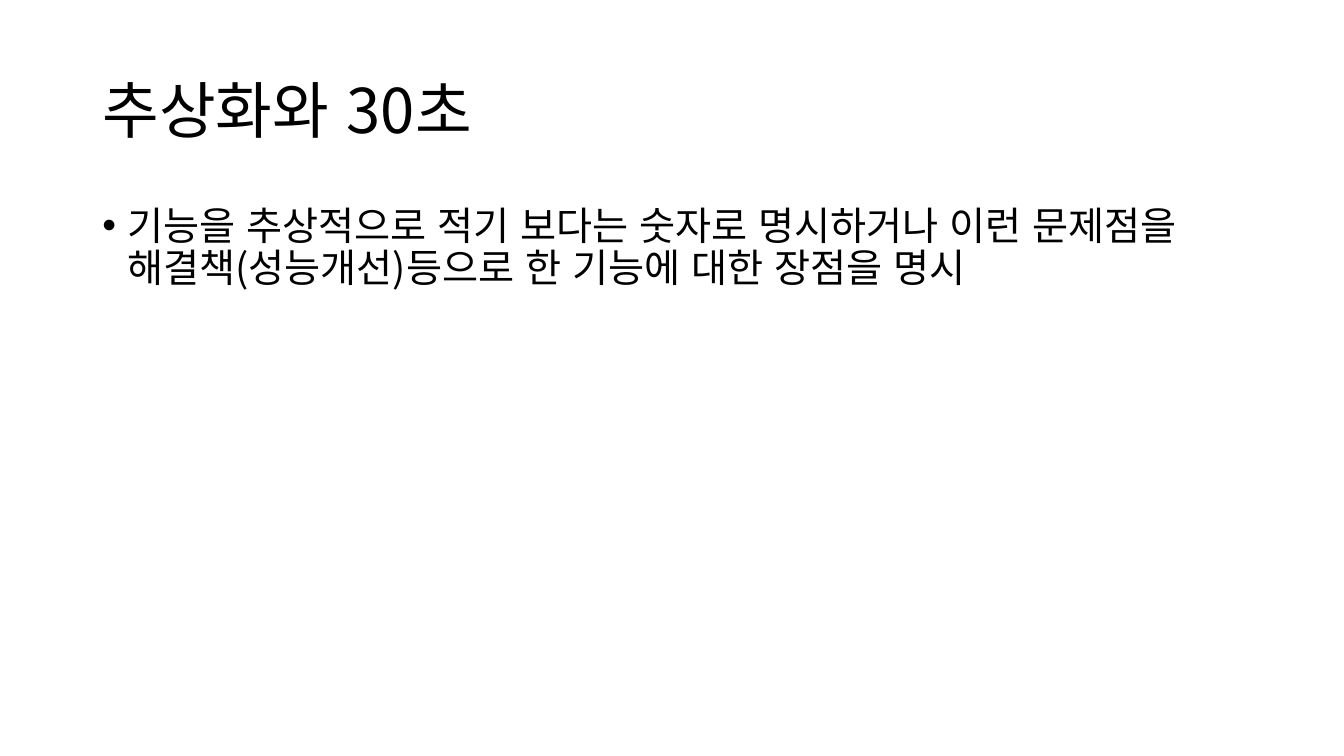
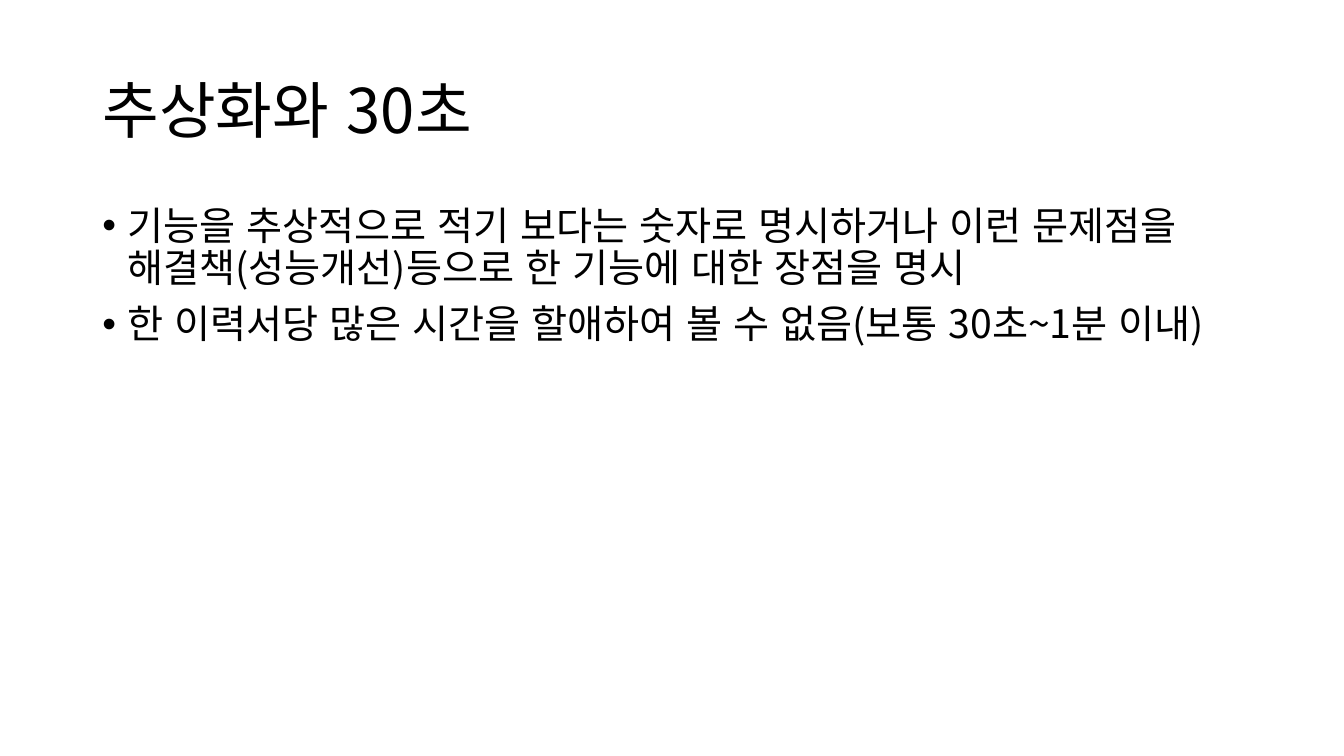
Before and after one commit to yisy0703/ai, a slide deck: slide 2 of 취업/상대가 원하는 나로 보이기.pptx. Drawn at 1344x756 pixels with LibreOffice and Linux fonts; fonts in the diff are those of the drawing. Boxes give left, top, right and bottom in pixels: in the first picture for what was removed or moved away, otherwise in the second. Text is boxed around its words. In the diff, an @@ line names an element or a change of style, - is before the commit and + after.

Commit message:
이력서및포트폴리오

```diff
--- a/취업/상대가 원하는 나로 보이기.pptx
+++ b/취업/상대가 원하는 나로 보이기.pptx
@@ text at [128,305,1204,346]: paragraph added @@
+• 한 이력서당 많은 시간을 할애하여 볼 수 없음(보통 30초~1분 이내)
```
Also in this commit, not shown: 1 other slide changed, 1 other file.
